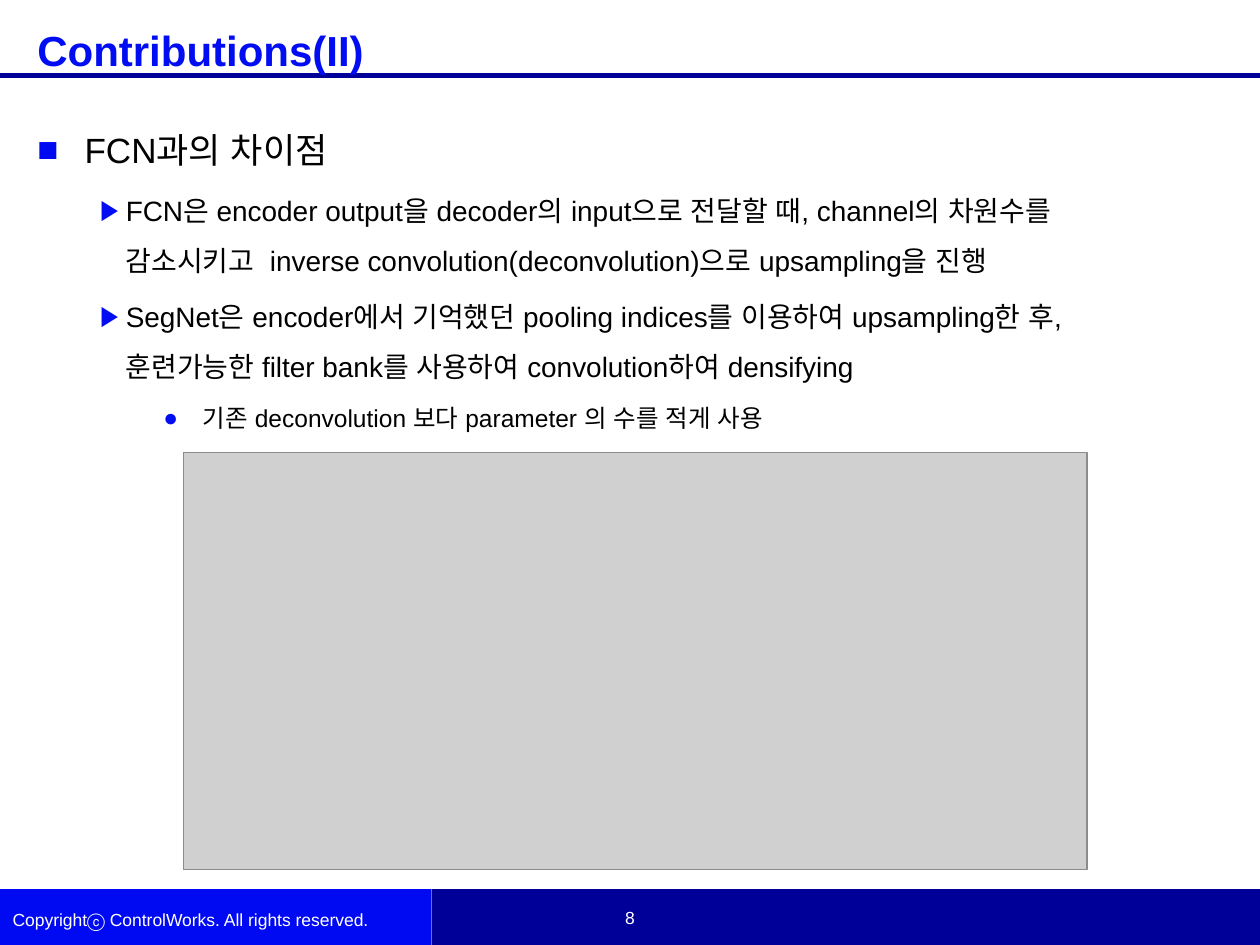
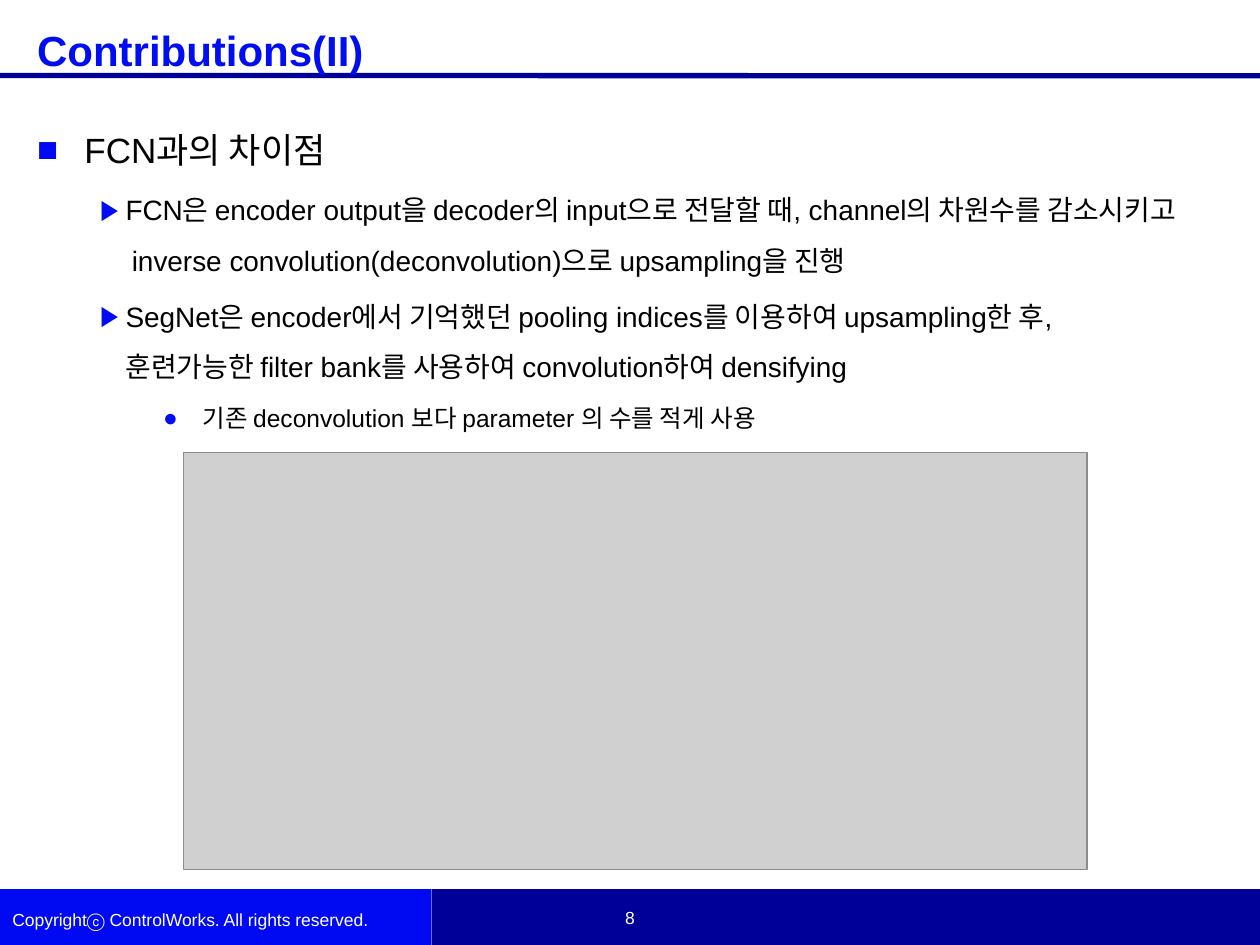
Before and after one commit to woojinKwon/deep_learning_paper, a slide deck: slide 8 of SegNet_A Deep Convolutional Encoder-Decoder Architecture for Image Segmentation_논문정리_fixed.pptx. Drawn at 1260x945 pixels with LibreOffice and Linux fonts; fonts in the diff are those of the drawing; grey boxes stand for pictures; background and template pictures are left out. Boxes give left, top, right and bottom in pixels: in the first picture for what was removed or moved away, otherwise in the second. Text is boxed around its words. In the diff, an @@ line names an element or a change of style, - is before the commit and + after.

```diff
--- a/SegNet_A Deep Convolutional Encoder-Decoder Architecture for Image Segmentation_논문정리_fixed.pptx
+++ b/SegNet_A Deep Convolutional Encoder-Decoder Architecture for Image Segmentation_논문정리_fixed.pptx
@@ text "FCN과의 차이점" at [84, 134, 1176, 432]: indent changed @@
@@ text "Copyrightⓒ ControlWorks. All rights reserved." rewrapped from [224, 913, 369, 930] to [110, 913, 368, 930] @@
```
Also in this commit, not shown: 9 other slides changed, 1 other file.
